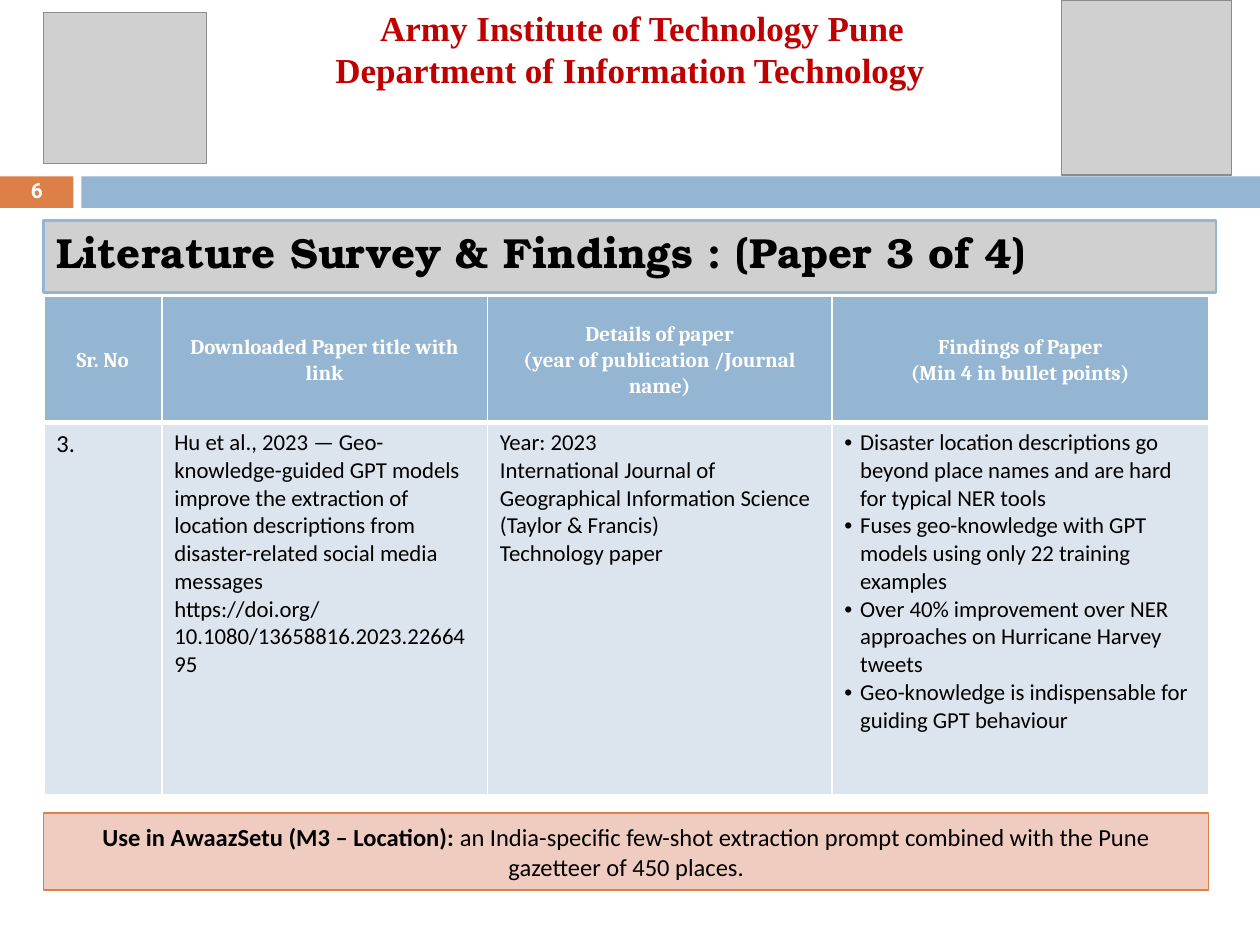
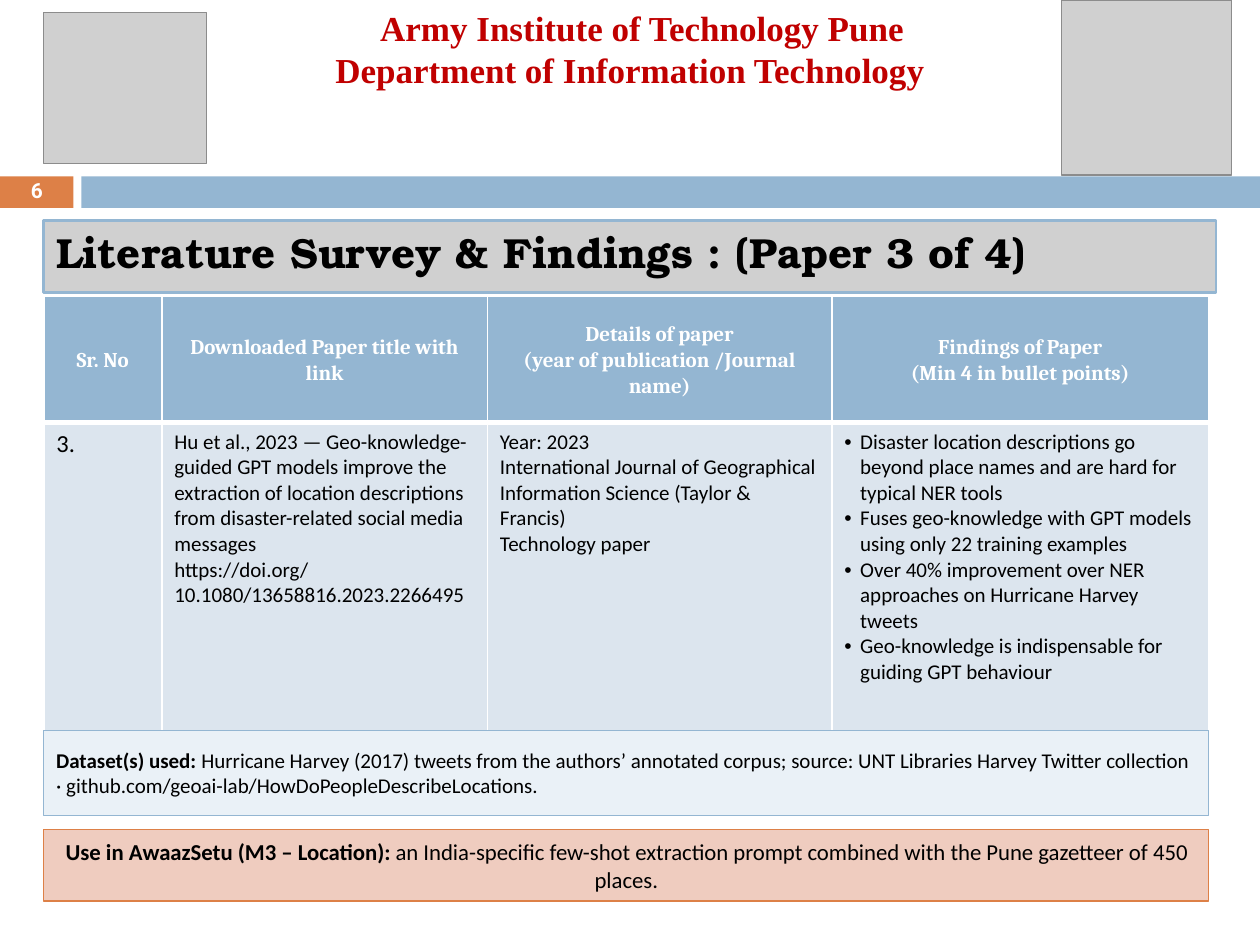
Before and after one commit to harshwardhan-kp/awaazsetu, a slide deck: slide 6 of submission/CEP_Review_II_AwaazSetu.pptx. Drawn at 1260x945 pixels with LibreOffice and Linux fonts; fonts in the diff are those of the drawing; grey boxes stand for pictures. Boxes give left, top, right and bottom in pixels: in the first picture for what was removed or moved away, otherwise in the second. Text is boxed around its words. In the diff, an @@ line names an element or a change of style, - is before the commit and + after.

```diff
--- a/submission/CEP_Review_II_AwaazSetu.pptx
+++ b/submission/CEP_Review_II_AwaazSetu.pptx
@@ table at box(44, 296, 1208, 866) @@
@@ size 13 to 12 pt in "Hu et al., 2023 — Geo-knowledge-guided GPT ...", "https://doi.org/10.1080/13658816.2023.2266495", "Year: 2023", "International Journal of Geographical Information Science (T ..." and 5 more places @@
@@ rectangle added at box(44, 731, 1210, 816), fill #EAF1F7, outline #94B6D2 0.75 pt, 12 pt, text #000000 @@
+Dataset(s) used: Hurricane Harvey (2017) tweets from the authors’ annotated corpus; source: UNT Libraries Harvey Twitter collection · github.com/geoai-lab/HowDoPeopleDescribeLocations.
@@ rectangle "Use in AwaazSetu (M3 – ...": place and size @@
-rectangle "Use in AwaazSetu (M3 – ..." at box(44, 813, 1210, 890)
+rectangle "Use in AwaazSetu (M3 – ..." at box(44, 829, 1210, 901)
@@ rectangle "Use in AwaazSetu (M3 – ..." at box(44, 829, 1210, 901): size 14 to 13 pt @@
```
Also in this commit, not shown: 3 other slides changed, 1 other file.
